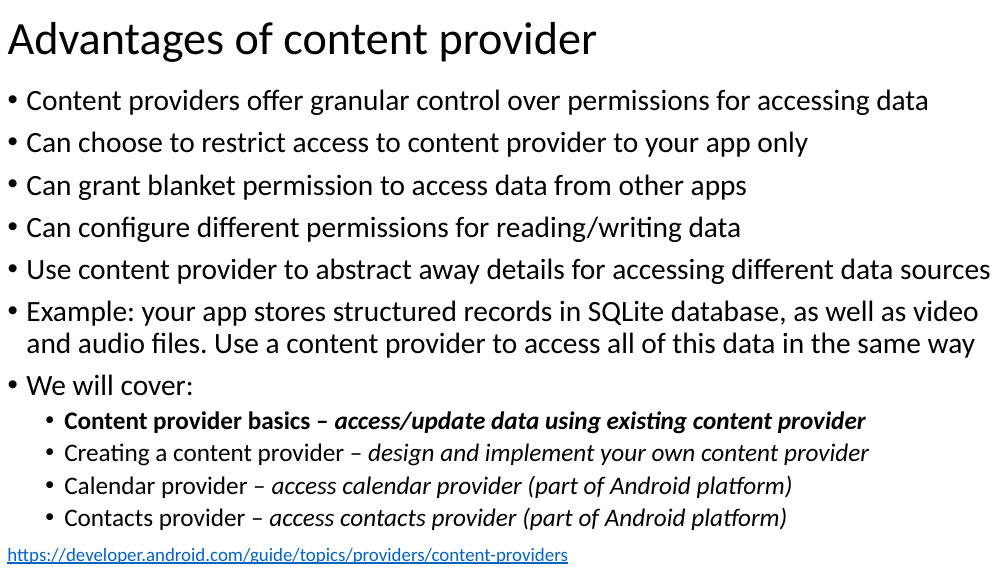
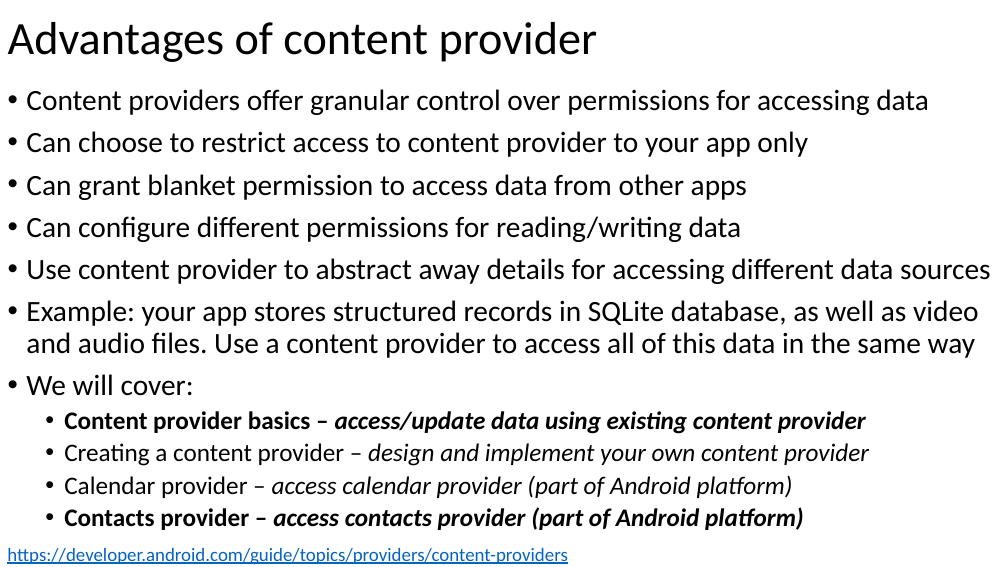
Before and after one commit to russellu/cs230, a slide deck: slide 7 of Lecture_12.pptx (slide 6 before the commit). Drawn at 1008x567 pixels with LibreOffice and Linux fonts; fonts in the diff are those of the drawing. Boxes give left, top, right and bottom in pixels: in the first picture for what was removed or moved away, otherwise in the second. Text is boxed around its words. In the diff, an @@ line names an element or a change of style, - is before the commit and + after.

```diff
--- a/Lecture_12.pptx
+++ b/Lecture_12.pptx
@@ text at bbox=[64, 507, 804, 530]: bold on in "Contacts provider – access contacts provider (part ..." @@
```
Also in this commit, not shown: 5 other slides changed.
